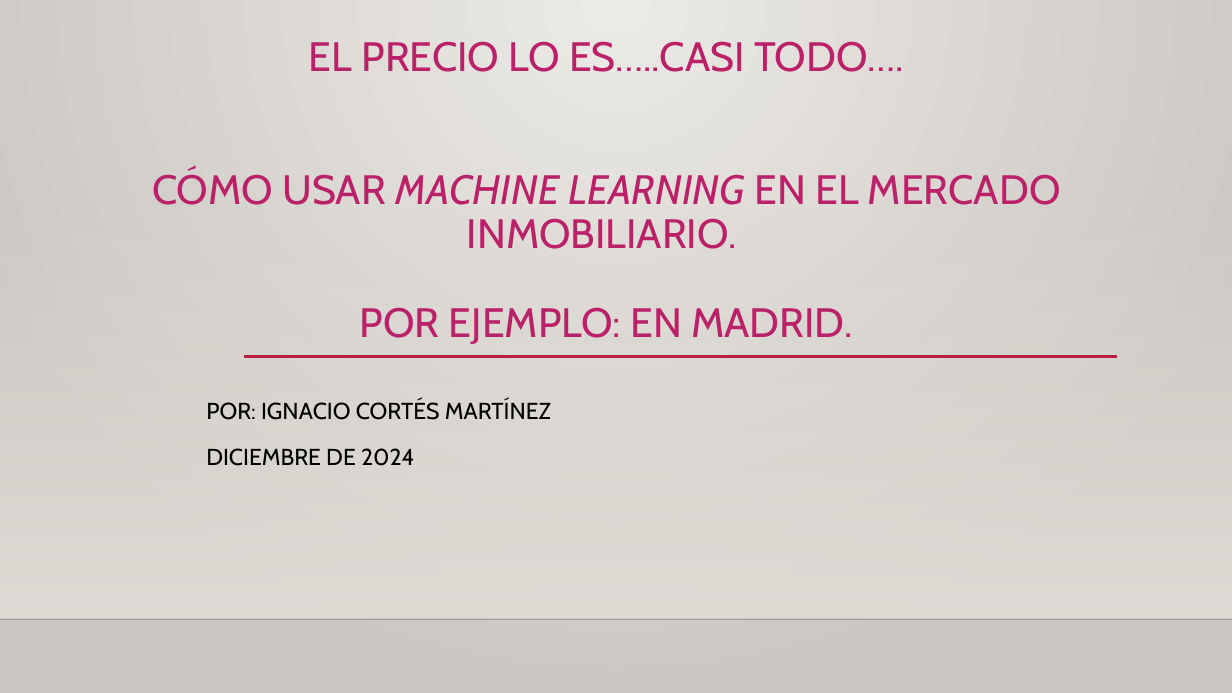
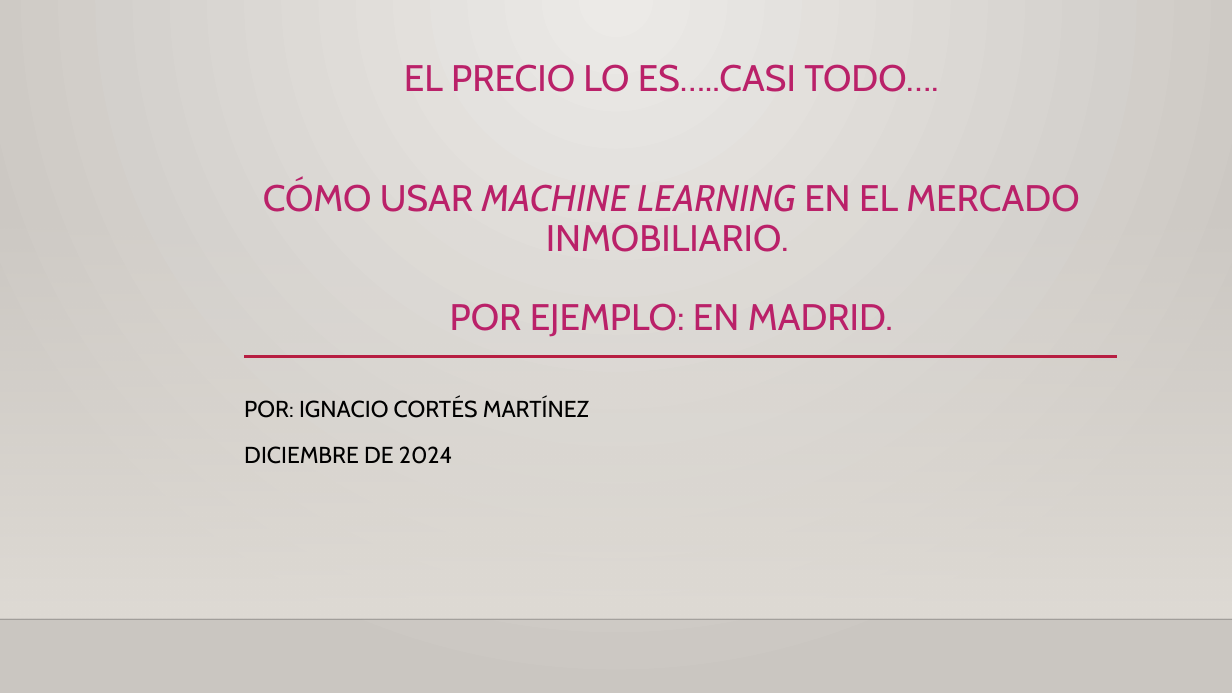
Before and after one commit to igcormar/Madrid_Pricing_ML, a slide deck: slide 1 of Madrid_House_Pricing_ML.pptx. Drawn at 1232x693 pixels with LibreOffice and Linux fonts; fonts in the diff are those of the drawing; background and template pictures are left out. Boxes give left, top, right and bottom in pixels: in the first picture for what was removed or moved away, otherwise in the second. Text is boxed around its words. In the diff, an @@ line names an element or a change of style, - is before the commit and + after.

```diff
--- a/Madrid_House_Pricing_ML.pptx
+++ b/Madrid_House_Pricing_ML.pptx
@@ title "EL PRECIO LO ES…..CASI TODO…. ...": place and size @@
-title "EL PRECIO LO ES…..CASI TODO…. ..." at (152, 41, 1061, 344)
+title "EL PRECIO LO ES…..CASI TODO…. ..." at (263, 64, 1079, 337)
@@ title "EL PRECIO LO ES…..CASI TODO…. ..." at (263, 64, 1079, 337): size 32 to 28.8 pt @@
@@ subtitle "POR: IGNACIO CORTÉS MARTÍNEZ": place and size @@
-subtitle "POR: IGNACIO CORTÉS MARTÍNEZ" at (206, 399, 551, 466)
+subtitle "POR: IGNACIO CORTÉS MARTÍNEZ" at (244, 397, 589, 464)
```
Also in this commit, not shown: 3 other slides changed.
